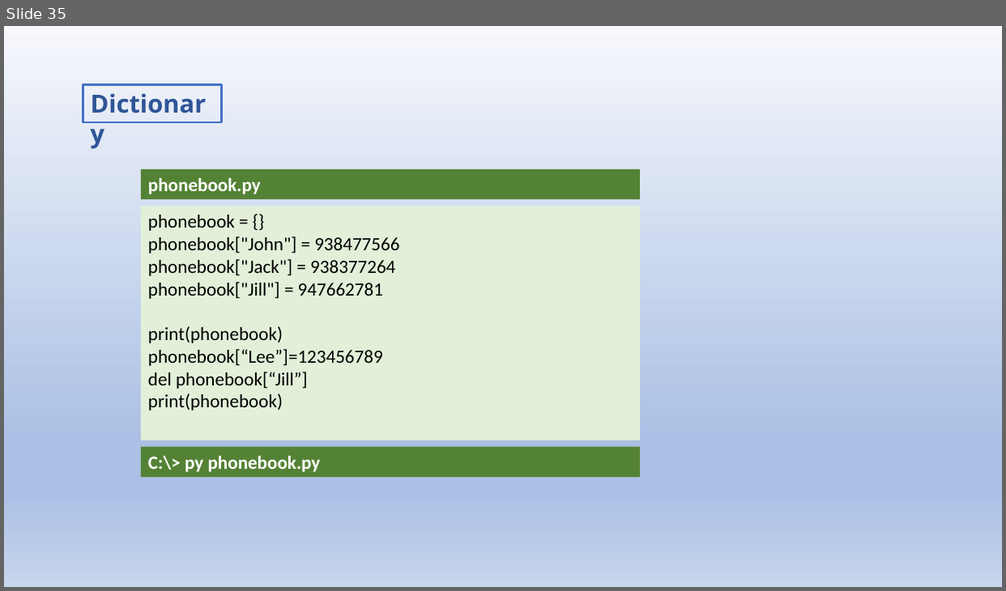
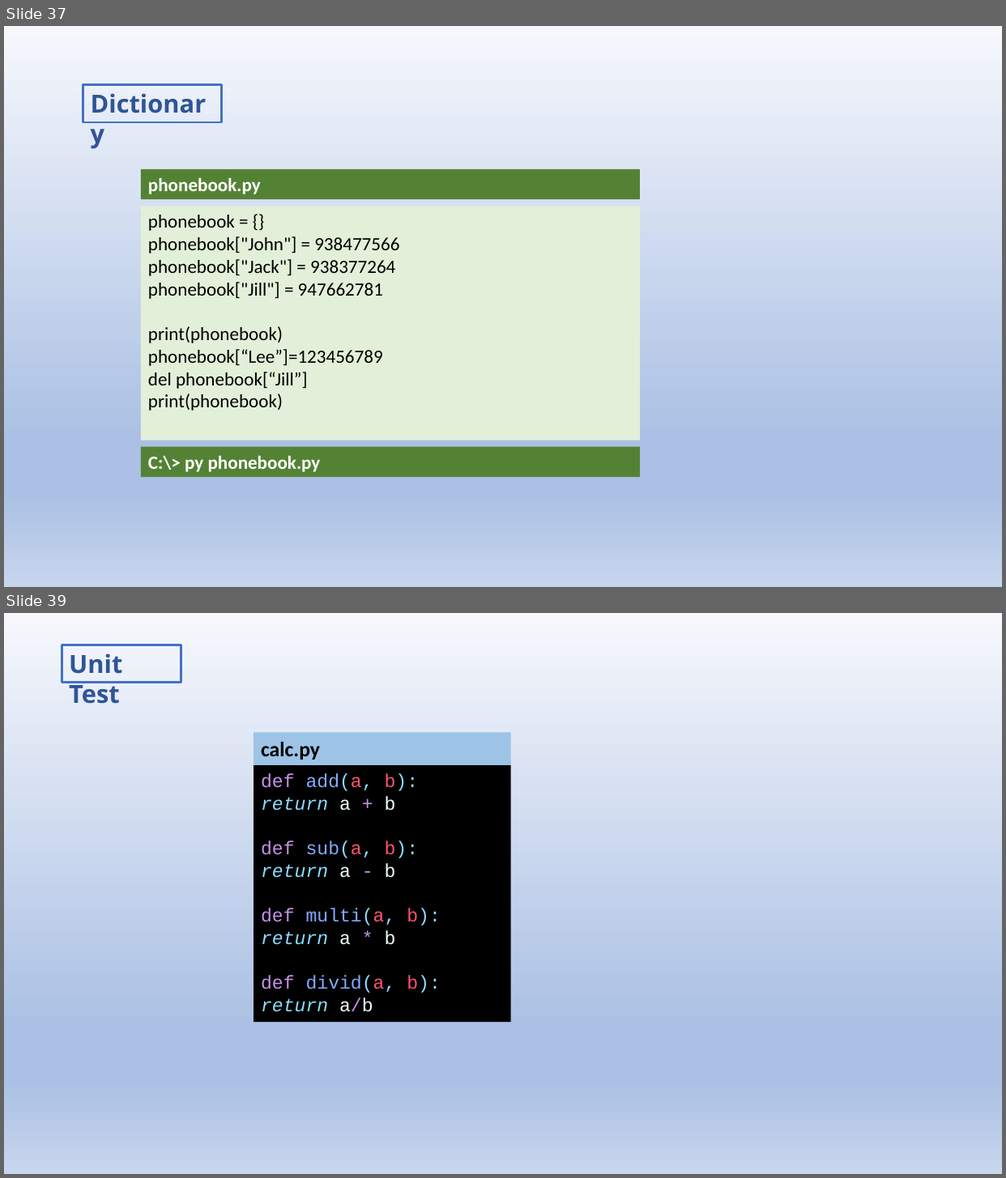
Before and after one commit to jwang1122/learnpython, a slide deck: Python Language.pptx. Shown one above the other, each under a label of ours: slide 35 before the commit, slides 37 and 39 after it; the slides between them are not shown. The pictures are 1006x591 and 1006x1178 pixels, drawn with LibreOffice and Linux fonts; fonts in the diff are those of the drawing. Boxes give left, top, right and bottom in pixels: in the first picture for what was removed or moved away, otherwise in the second. Text is boxed around its words. In the diff, an @@ line names an element or a change of style, - is before the commit and + after.

Commit message:
Add Unit Test

```diff
--- a/Python Language.pptx
+++ b/Python Language.pptx
@@ slide 39 added at (x1=4, y1=613, x2=1002, y2=1174), background gradient #F6F8FC to #ABC0E4 to #C7D5ED @@
@@ rectangle added at (x1=62, y1=645, x2=181, y2=683), outline #4472C4 2.25 pt, 24 pt, text #2F5597, bold @@
+Unit Test
@@ rectangle added at (x1=253, y1=733, x2=511, y2=766), fill #9DC3E6, 20 pt, text #000000, bold @@
+calc.py
@@ rectangle added at (x1=253, y1=765, x2=511, y2=1022), fill #000000, 18 pt, text #89DDFF @@
+def add(a, b):
+return a + b
+def sub(a, b):
+return a - b
+def multi(a, b):
+return a * b
+def divid(a, b):
+return a/b
@@ what was slide 35 is now slide 37 @@
```
Also in this commit, not shown: 5 other slides added, 1 slide removed, 7 other files.
